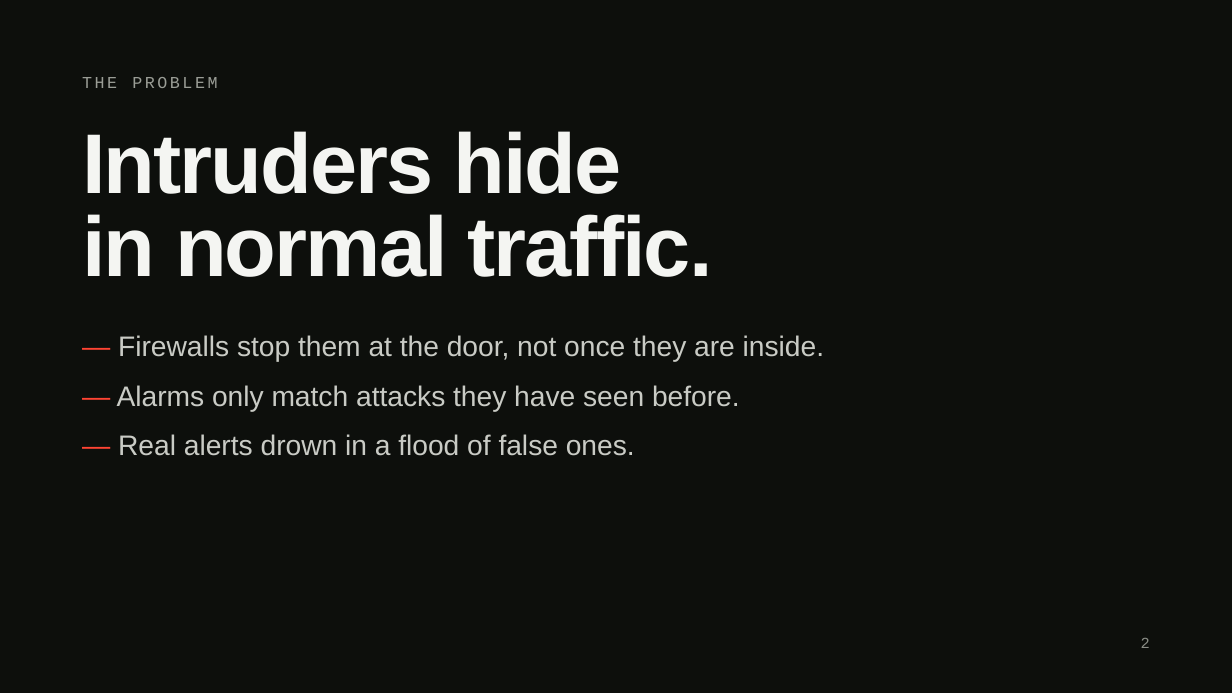
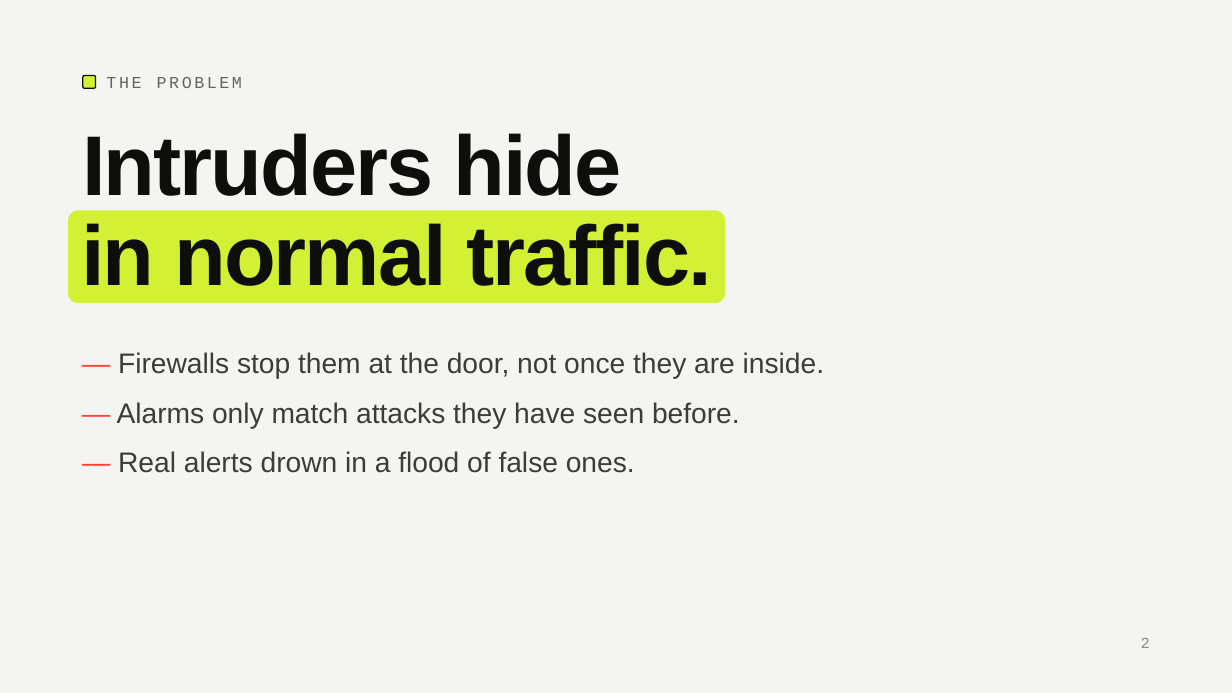
Before and after one commit to AmarWaqar-TSKLI/mirage, a slide deck: slide 2 of submissions/project-presentation/Group5_presentation.pptx. Drawn at 1232x693 pixels with LibreOffice and Linux fonts; fonts in the diff are those of the drawing. Boxes give left, top, right and bottom in pixels: in the first picture for what was removed or moved away, otherwise in the second. Text is boxed around its words. In the diff, an @@ line names an element or a change of style, - is before the commit and + after.

```diff
--- a/submissions/project-presentation/Group5_presentation.pptx
+++ b/submissions/project-presentation/Group5_presentation.pptx
@@ background #0D0F0C to #F4F5F2 @@
@@ rounded rectangle added at (83, 76, 96, 89), fill #D4F034, outline #0D0F0C 1 pt @@
@@ text "THE PROBLEM": place and size @@
-text "THE PROBLEM" at (82, 77, 217, 88)
+text "THE PROBLEM" at (106, 77, 242, 88)
@@ text "THE PROBLEM" at (106, 77, 242, 88): text colour #9A9D96 to #63665F @@
@@ title removed at (82, 131, 712, 277) @@
-Intruders hide
-in normal traffic.
@@ text added at (82, 133, 621, 196), 66 pt, text #0D0F0C, bold @@
+Intruders hide
@@ freeform shape added at (68, 211, 726, 303), fill #D4F034, 66 pt, text #0D0F0C, bold @@
+in normal traffic.
@@ text colour #C9CBC5 to #3B3E38 in 3 elements at (117, 402, 740, 429), (118, 451, 635, 473), (118, 352, 824, 379) @@
@@ text "— Firewalls stop them at ...": place and size @@
-text "— Firewalls stop them at ..." at (118, 335, 824, 362)
+text "— Firewalls stop them at ..." at (118, 352, 824, 379)
@@ text "— Alarms only match attacks ...": place and size @@
-text "— Alarms only match attacks ..." at (117, 385, 740, 412)
+text "— Alarms only match attacks ..." at (117, 402, 740, 429)
@@ text "— Real alerts drown in ...": place and size @@
-text "— Real alerts drown in ..." at (118, 434, 635, 456)
+text "— Real alerts drown in ..." at (118, 451, 635, 473)
```
Also in this commit, not shown: 13 other slides changed.
